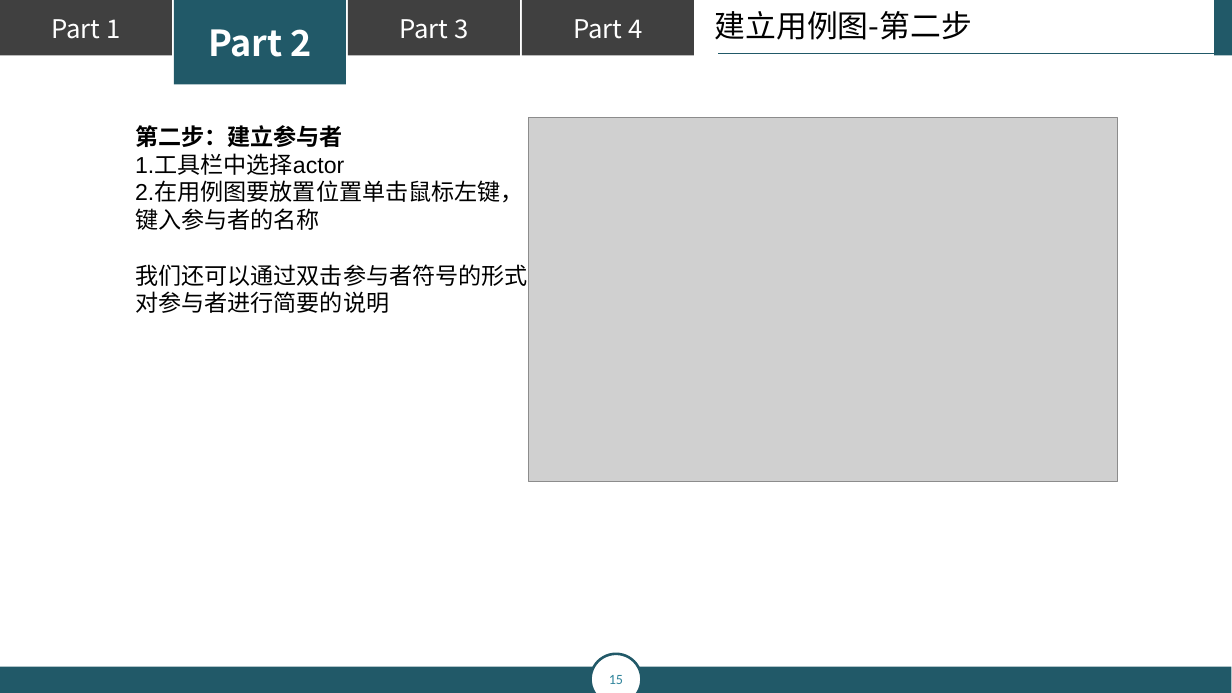
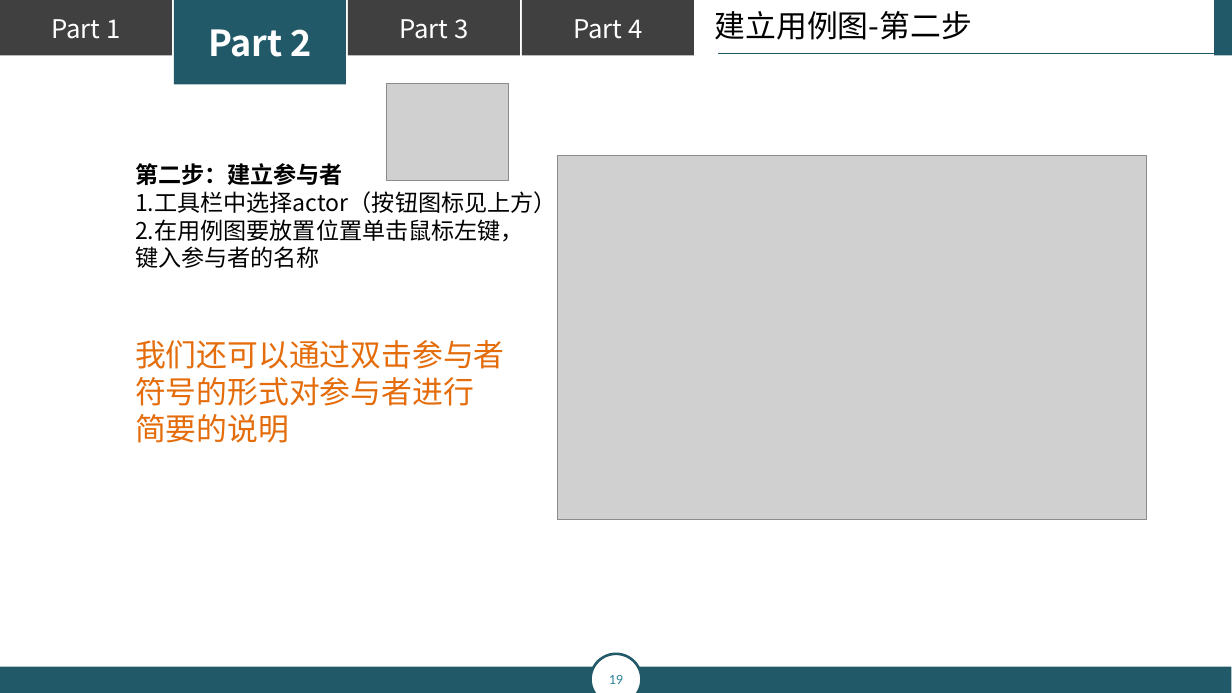
Before and after one commit to popopoi/PRD2018-G07, a slide deck: slide 19 of 翻转课堂PPT/PRD2018-G07-第五周翻转课堂PPT.pptx (slide 15 before the commit). Drawn at 1232x693 pixels with LibreOffice and Linux fonts; fonts in the diff are those of the drawing; grey boxes stand for pictures. Boxes give left, top, right and bottom in pixels: in the first picture for what was removed or moved away, otherwise in the second. Text is boxed around its words. In the diff, an @@ line names an element or a change of style, - is before the commit and + after.

```diff
--- a/翻转课堂PPT/PRD2018-G07-第五周翻转课堂PPT.pptx
+++ b/翻转课堂PPT/PRD2018-G07-第五周翻转课堂PPT.pptx
@@ picture added at (x1=386, y1=83, x2=509, y2=180) @@
@@ text "第二步：建立参与者" moved from (x1=135, y1=125, x2=528, y2=313) to (x1=135, y1=163, x2=557, y2=443) @@
@@ text at (x1=135, y1=163, x2=524, y2=268): font Arial to Noto Sans CJK SC in "第二步：建立参与者", "2.在用例图要放置位置单击鼠标左键，", "键入参与者的名称" @@
@@ picture moved from (x1=529, y1=117, x2=1117, y2=482) to (x1=557, y1=156, x2=1146, y2=520) @@
@@ text at (x1=135, y1=191, x2=557, y2=213): text changed; font Arial to Noto Sans CJK SC @@
-1.工具栏中选择actor
+1.工具栏中选择actor（按钮图标见上方）
@@ text at (x1=135, y1=340, x2=505, y2=443): text changed; size 18 to 24 pt; font Arial to Noto Sans CJK SC; text colour #000000 to #E46C0A @@
-我们还可以通过双击参与者符号的形式
-对参与者进行简要的说明
+我们还可以通过双击参与者
+符号的形式对参与者进行
+简要的说明
@@ page number at (x1=609, y1=675, x2=623, y2=684): text changed @@
-15
+19
```
Also in this commit, not shown: 26 other slides changed, 9 slides added.
